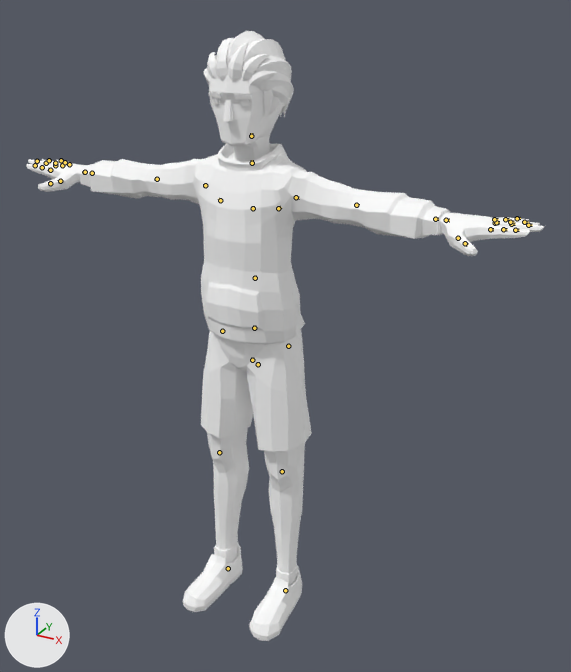
Renders of the glTF model games/work-in-progress/assets/people/hoodie.glb from each side of a commit.
Rendered twice from a camera (50 mm lens) standing at (1.18, -1.992, 1.969) and looking at (0.162, -0.141, 1.044). Arrows for +X, +Y and +Z are at lower left; the lights stay in place. The picture after the commit comes second. The bones that change, and the others that lie on the model, are drawn over the model as lines.

The first picture shows 'SkinnedMesh'.
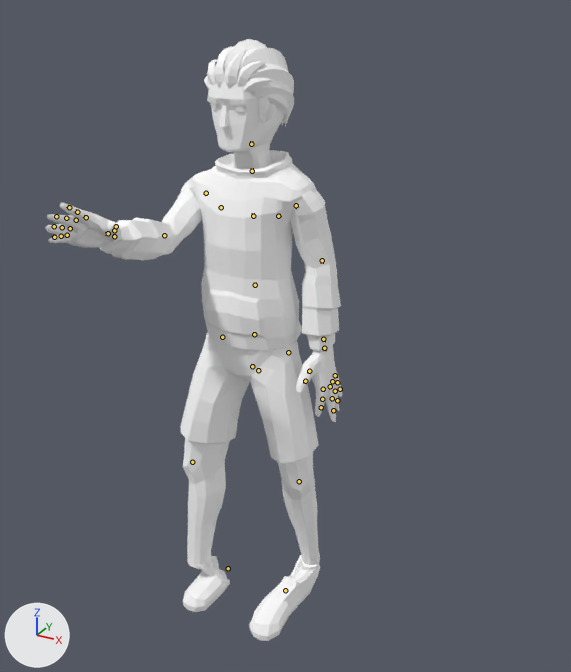
The newer file adds an action. The first version stands in its rest pose; the second is drawn at frame 22 of the action 'interact'.

Changed parts and their boxes [x1, y1, x2, y2] in the pictures (571 x 672 px):
'SkinnedMesh', posed (43% narrower): before [26, 31, 545, 641]; after [45, 39, 342, 641]
bone 'Body', root to tip: before (258, 364) to (258, 362); after (258, 370) to (258, 368)
bone 'Head', root to tip: before (251, 136) to (251, 133); after (251, 144) to (251, 141)
bone 'UpperArm.L', root to tip: before (296, 197) to (299, 198); after (296, 205) to (297, 208)
bone 'LowerArm.L', root to tip: before (356, 205) to (359, 205); after (322, 260) to (322, 263)
bone 'Index2.L', root to tip: before (490, 229) to (493, 229); after (323, 389) to (323, 391)
bone 'Index3.L', root to tip: before (503, 229) to (507, 229); after (322, 399) to (322, 401)
bone 'Thumb3.L', root to tip: before (465, 243) to (467, 245); after (305, 381) to (304, 383)
bone 'UpperArm.R', root to tip: before (205, 185) to (203, 185); after (206, 193) to (204, 195)
bone 'LowerArm.R', root to tip: before (157, 179) to (154, 178); after (164, 235) to (163, 235)
bone 'Wrist.R', root to tip: before (92, 173) to (90, 172); after (114, 236) to (112, 235)
bone 'Middle2.R', root to tip: before (55, 165) to (53, 165); after (76, 220) to (74, 220)
bone 'Ring2.R', root to tip: before (62, 165) to (60, 165); after (70, 228) to (68, 228)
bone 'Pinky2.R', root to tip: before (69, 164) to (68, 164); after (67, 235) to (65, 235)
bone 'Thumb1.R', root to tip: before (85, 172) to (82, 173); after (108, 233) to (108, 233)
bone 'Thumb3.R', root to tip: before (50, 183) to (48, 183); after (116, 226) to (115, 226)
bone 'UpperLeg.L', root to tip: before (288, 346) to (288, 347); after (288, 352) to (288, 353)
bone 'LowerLeg.L', root to tip: before (282, 471) to (282, 472); after (299, 481) to (299, 482)
bone 'UpperLeg.R', root to tip: before (222, 331) to (222, 332); after (222, 337) to (222, 338)
bone 'LowerLeg.R', root to tip: before (219, 452) to (219, 453); after (192, 462) to (193, 463)

What changed in the scene script:
```text
Change bone_body:
    where bone_body = bpy.data.objects['CharacterArmature'].pose.bones['Body']  # child of 'Root'
    bone_body.location: (0.0, 0.0, 0.0) -> (0.0, -0.00022, 0.0)
Change bone_head:
    where bone_head = bpy.data.objects['CharacterArmature'].pose.bones['Head']  # child of 'Neck'
    bone_head.rotation_quaternion: (1.0, 0.0, 0.0, 0.0) -> (0.997, -0.024, -0.069, 0.007)  # degrees (0, 0, 0) -> degrees (-3, -8, 1)
Change bone_upperarm_l:
    where bone_upperarm_l = bpy.data.objects['CharacterArmature'].pose.bones['UpperArm.L']  # child of 'Shoulder.L'
    bone_upperarm_l.rotation_quaternion: (1.0, 0.0, 0.0, 0.0) -> (-0.816, 0.566, -0.099, -0.071)  # degrees (0, 0, 0) -> degrees (-69, 14, 0)
Change bone_lowerarm_l:
    where bone_lowerarm_l = bpy.data.objects['CharacterArmature'].pose.bones['LowerArm.L']  # child of 'UpperArm.L'
    bone_lowerarm_l.rotation_quaternion: (1.0, 0.0, 0.0, 0.0) -> (0.986, -0.119, -0.034, -0.112)  # degrees (0, 0, 0) -> degrees (-13, -5, -12)
Change bone_index2_l:
    where bone_index2_l = bpy.data.objects['CharacterArmature'].pose.bones['Index2.L']  # child of 'Index1.L'
    bone_index2_l.rotation_quaternion: (1.0, 0.0, 0.0, 0.0) -> (0.992, -0.122, 0.016, 0.001)  # degrees (0, 0, 0) -> degrees (-14, 2, 0)
Change bone_index3_l:
    where bone_index3_l = bpy.data.objects['CharacterArmature'].pose.bones['Index3.L']  # child of 'Index2.L'
    bone_index3_l.rotation_quaternion: (1.0, 0.0, 0.0, 0.0) -> (0.998, -0.064, 0.015, 0.008)  # degrees (0, 0, 0) -> degrees (-7, 2, 1)
Change bone_thumb3_l:
    where bone_thumb3_l = bpy.data.objects['CharacterArmature'].pose.bones['Thumb3.L']  # child of 'Thumb2.L'
    bone_thumb3_l.rotation_quaternion: (1.0, 0.0, 0.0, 0.0) -> (0.992, -0.113, -0.029, 0.056)  # degrees (0, 0, 0) -> degrees (-13, -3, 7)
Change bone_upperarm_r:
    where bone_upperarm_r = bpy.data.objects['CharacterArmature'].pose.bones['UpperArm.R']  # child of 'Shoulder.R'
    bone_upperarm_r.rotation_quaternion: (1.0, 0.0, 0.0, 0.0) -> (0.649, -0.568, 0.473, 0.179)  # degrees (0, 0, 0) -> degrees (-99, 55, -32)
Change bone_lowerarm_r:
    where bone_lowerarm_r = bpy.data.objects['CharacterArmature'].pose.bones['LowerArm.R']  # child of 'UpperArm.R'
    bone_lowerarm_r.rotation_quaternion: (1.0, 0.0, 0.0, 0.0) -> (0.813, -0.09, -0.422, 0.392)  # degrees (0, 0, 0) -> degrees (-37, -38, 65)
Change bone_wrist_r:
    where bone_wrist_r = bpy.data.objects['CharacterArmature'].pose.bones['Wrist.R']  # child of 'LowerArm.R'
    bone_wrist_r.rotation_quaternion: (1.0, 0.0, 0.0, 0.0) -> (0.988, 0.088, -0.011, 0.123)  # degrees (0, 0, 0) -> degrees (10, -2, 14)
Change bone_middle2_r:
    where bone_middle2_r = bpy.data.objects['CharacterArmature'].pose.bones['Middle2.R']  # child of 'Middle1.R'
    bone_middle2_r.rotation_quaternion: (1.0, 0.0, 0.0, 0.0) -> (0.993, -0.114, 0.018, 0.015)  # degrees (0, 0, 0) -> degrees (-13, 2, 2)
Change bone_ring2_r:
    where bone_ring2_r = bpy.data.objects['CharacterArmature'].pose.bones['Ring2.R']  # child of 'Ring1.R'
    bone_ring2_r.rotation_quaternion: (1.0, 0.0, 0.0, 0.0) -> (0.985, -0.137, 0.042, 0.095)  # degrees (0, 0, 0) -> degrees (-15, 6, 10)
Change bone_pinky2_r:
    where bone_pinky2_r = bpy.data.objects['CharacterArmature'].pose.bones['Pinky2.R']  # child of 'Pinky1.R'
    bone_pinky2_r.rotation_quaternion: (1.0, 0.0, 0.0, 0.0) -> (0.969, -0.176, 0.121, 0.124)  # degrees (0, 0, 0) -> degrees (-19, 16, 12)
Change bone_thumb1_r:
    where bone_thumb1_r = bpy.data.objects['CharacterArmature'].pose.bones['Thumb1.R']  # child of 'Wrist.R'
    bone_thumb1_r.rotation_quaternion: (1.0, 0.0, 0.0, 0.0) -> (0.927, -0.1, -0.361, 0.02)  # degrees (0, 0, 0) -> degrees (-16, -42, 8)
Change bone_thumb3_r:
    where bone_thumb3_r = bpy.data.objects['CharacterArmature'].pose.bones['Thumb3.R']  # child of 'Thumb2.R'
    bone_thumb3_r.rotation_quaternion: (1.0, 0.0, 0.0, 0.0) -> (0.992, -0.113, 0.029, -0.056)  # degrees (0, 0, 0) -> degrees (-13, 3, -7)
Change bone_upperleg_l:
    where bone_upperleg_l = bpy.data.objects['CharacterArmature'].pose.bones['UpperLeg.L']  # child of 'Body'
    bone_upperleg_l.rotation_quaternion: (1.0, 0.0, 0.0, 0.0) -> (-0.975, 0.072, 0.211, -0.017)  # degrees (0, 0, 0) -> degrees (-9, -24, 4)
Change bone_lowerleg_l:
    where bone_lowerleg_l = bpy.data.objects['CharacterArmature'].pose.bones['LowerLeg.L']  # child of 'UpperLeg.L'
    bone_lowerleg_l.rotation_quaternion: (1.0, 0.0, 0.0, 0.0) -> (0.992, 0.125, 0.0, 0.0)  # degrees (0, 0, 0) -> degrees (14, 0, 0)
Change bone_upperleg_r:
    where bone_upperleg_r = bpy.data.objects['CharacterArmature'].pose.bones['UpperLeg.R']  # child of 'Body'
    bone_upperleg_r.rotation_quaternion: (1.0, 0.0, 0.0, 0.0) -> (0.977, -0.032, 0.177, -0.118)  # degrees (0, 0, 0) -> degrees (-6, 20, -15)
Change bone_lowerleg_r:
    where bone_lowerleg_r = bpy.data.objects['CharacterArmature'].pose.bones['LowerLeg.R']  # child of 'UpperLeg.R'
    bone_lowerleg_r.rotation_quaternion: (1.0, 0.0, 0.0, 0.0) -> (0.996, 0.087, 0.0, 0.0)  # degrees (0, 0, 0) -> degrees (10, 0, 0)
```
